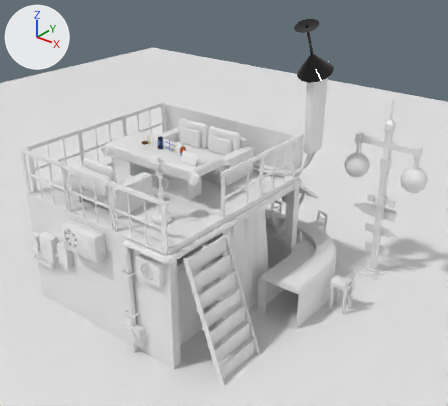
The FBX model models/fbx/scene.fbx: old version first, new version second.
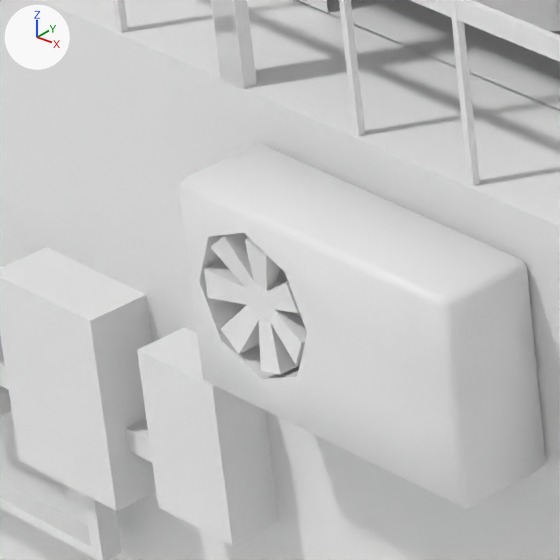
The first picture shows the older version from a 50 mm lens placed at (10.67, -13.03, 10.57), pointed at (0.73, -0.6, 2.86). The close-ups show both versions on the part from 9% to 24% of the width and 49% to 66% of the height of that picture; other places that the commit changed are outside them. Every picture has the same lights, and +X, +Y and +Z are marked at upper left. Where no turn or scale is listed for an object, it has been applied to the vertices.

Script lines for the objects in view, before the commit:
```python
me_mesh_039 = bpy.data.meshes.new('Mesh.039')
me_mesh_039.from_pydata(...)  # a box spanning x 0.0..70.0, y -1.5..1.5, z 47.7..51.7; a box spanning x 0.0..70.0, y -0.5..0.5, z 22.4..25.3; a box spanning x -1.2..3.2, y -1.0..1.0, z 0.0..47.7; a box spanning x 23.9..24.9, y -0.5..0.5, z 0.0..47.7; a box spanning x 45.1..46.1, y -0.5..0.5, z 0.0..47.7; a box spanning x 66.8..71.2, y -1.0..1.0, z 0.0..47.7
me_mesh_040 = bpy.data.meshes.new('Mesh.040')
me_mesh_040.from_pydata(...)  # a box spanning x 0.0..70.0, y -1.5..1.5, z 47.7..51.7; a box spanning x 0.0..70.0, y -0.5..0.5, z 22.4..25.3; a box spanning x -1.2..3.2, y -1.0..1.0, z 0.0..47.7; a box spanning x 23.9..24.9, y -0.5..0.5, z 0.0..47.7; a box spanning x 45.1..46.1, y -0.5..0.5, z 0.0..47.7; a box spanning x 66.8..71.2, y -1.0..1.0, z 0.0..47.7
me_mesh_116 = bpy.data.meshes.new('Mesh.116')
me_mesh_116.from_pydata(...)  # 42 vertices, 80 faces; spans x -9.1..9.1, y -9.3..9.3, z -0.8..1.6
ob_cylinder028 = bpy.data.objects.new('Cylinder028', me_mesh_116)
ob_cylinder028.location = (-1.079, -4.558, 2.825)
ob_cylinder028.rotation_euler = (1.571, 0.0, 0.0)  # degrees (90, 0, 0)
ob_cylinder028.scale = (0.0254, 0.0254, 0.0343)
ob_railing005 = bpy.data.objects.new('Railing005', me_mesh_039)
ob_railing005.location = (0.22, -4.239, 3.327)
ob_railing005.rotation_euler = (3.142, 0.0, 0.0)  # degrees (180, 0, 0)
ob_railing005.scale = (-0.0254, -0.0254, -0.0254)
ob_railing006 = bpy.data.objects.new('Railing006', me_mesh_040)
ob_railing006.location = (-1.502, -4.239, 3.327)
ob_railing006.rotation_euler = (3.142, 0.0, 0.0)  # degrees (180, 0, 0)
ob_railing006.scale = (-0.0254, -0.0254, -0.0254)
# also in view: 'Box010' at (-0.63, -1.51, 1.66); 'Box001' at (-1.1, -3.11, 3.72); 'ChamferBox003' at (-1.1, -3.08, 3.72); 'Box028' at (-2.5, -4.22, 1.81); 'ChamferBox017' at (-0.78, -4.43, 2.79)
```
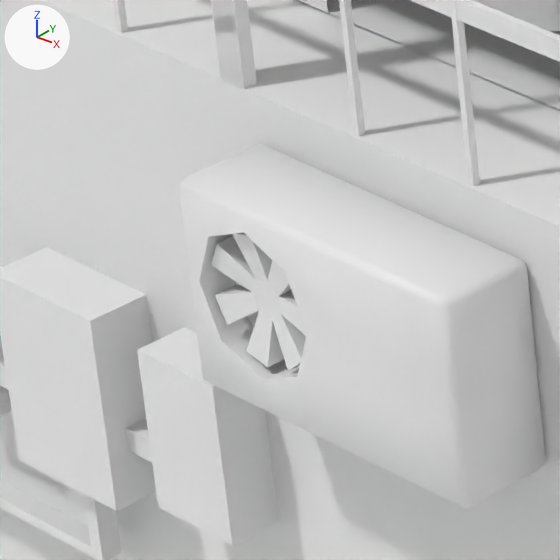
Boxes [x1, y1, x2, y2] around the edits, measured in the close-ups (560 x 560 px):
'Cylinder028', turned
    before: [204, 233, 307, 375]
    after: [211, 233, 307, 371]

The change in detail:
Object 'Cylinder028' (ob_cylinder028) turns from (90, 0, 0) to (90, 0, -180) degrees about x, y and z.
